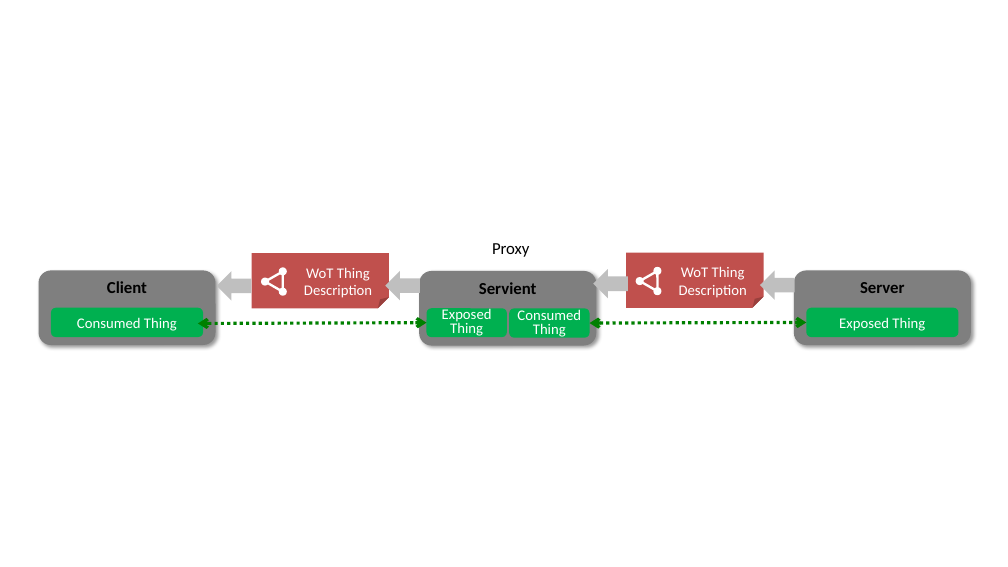
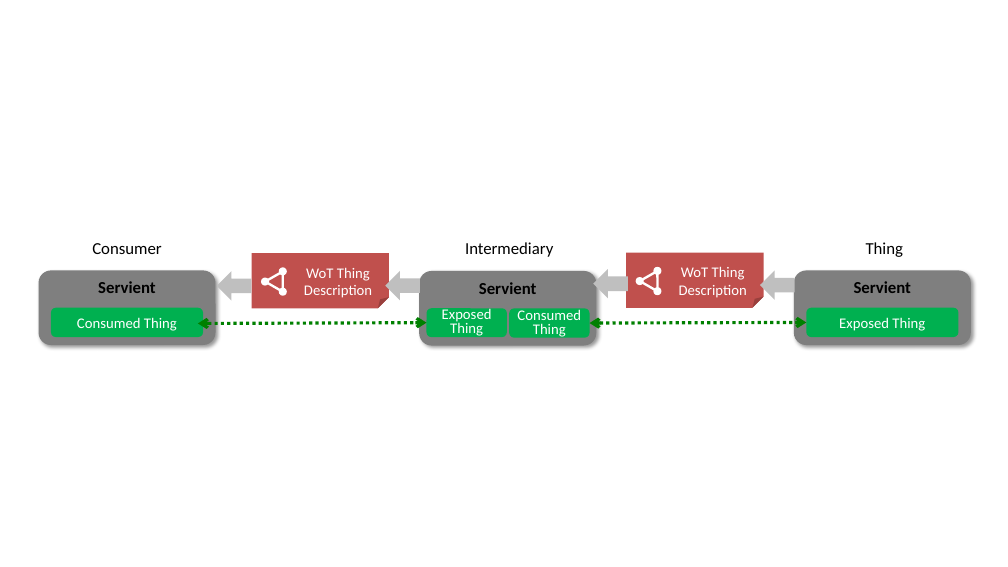
Before and after one commit to w3c/wot-architecture, a slide deck: slide 12 of images/arch-high-level-alt.pptx. Drawn at 1008x567 pixels with LibreOffice and Linux fonts; fonts in the diff are those of the drawing. Boxes give left, top, right and bottom in pixels: in the first picture for what was removed or moved away, otherwise in the second. Text is boxed around its words. In the diff, an @@ line names an element or a change of style, - is before the commit and + after.

Commit message:
Updated slide 6 and 12 in arch-high-level-alt.pptx

```diff
--- a/images/arch-high-level-alt.pptx
+++ b/images/arch-high-level-alt.pptx
@@ text added at bbox=[92, 243, 161, 254], 16 pt, text #000000 @@
+Consumer
@@ text at bbox=[465, 242, 553, 257]: text changed @@
-Proxy
+Intermediary
@@ text added at bbox=[866, 242, 903, 257], 16 pt, text #000000 @@
+Thing
@@ text in rounded rectangle at bbox=[98, 281, 155, 293]: text changed @@
-Client
+Servient
@@ text in rounded rectangle at bbox=[854, 281, 911, 293]: text changed @@
-Server
+Servient
```
Also in this commit, not shown: 1 other slide changed.
